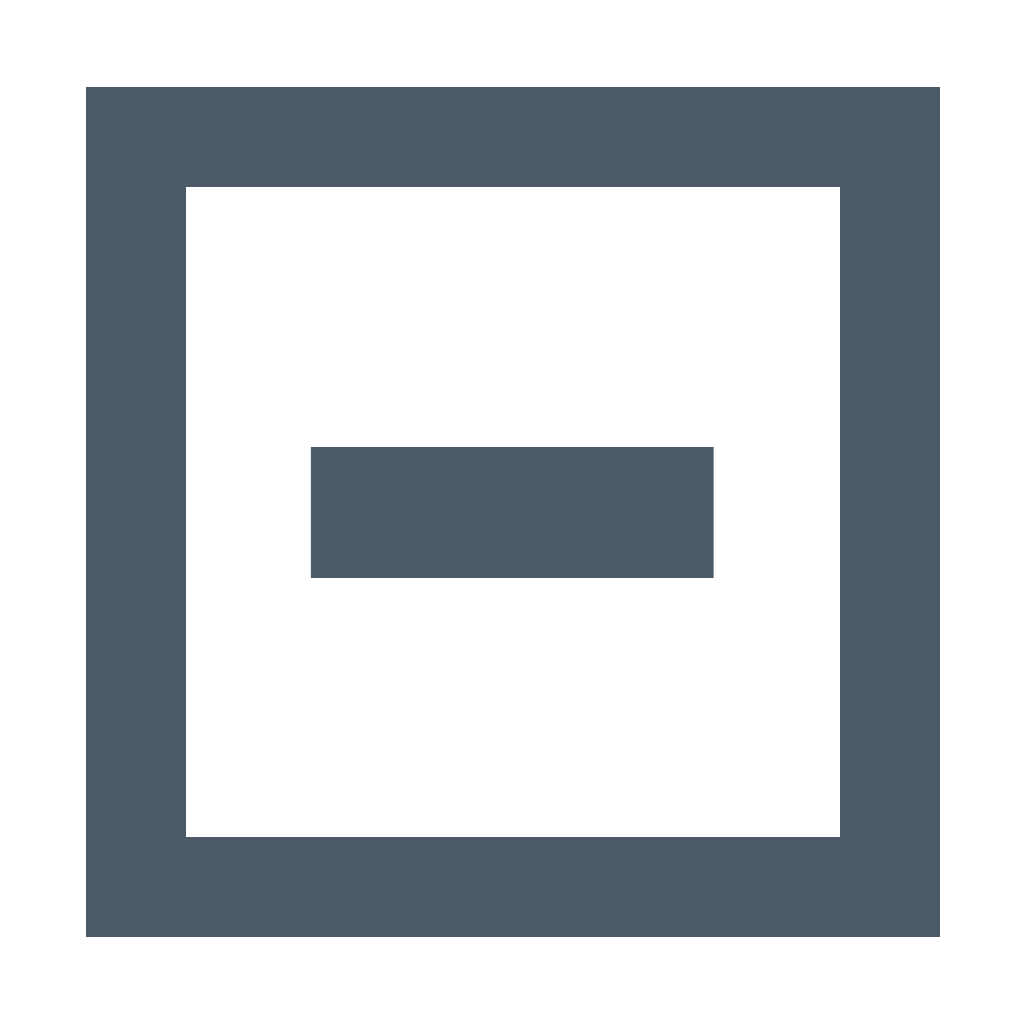
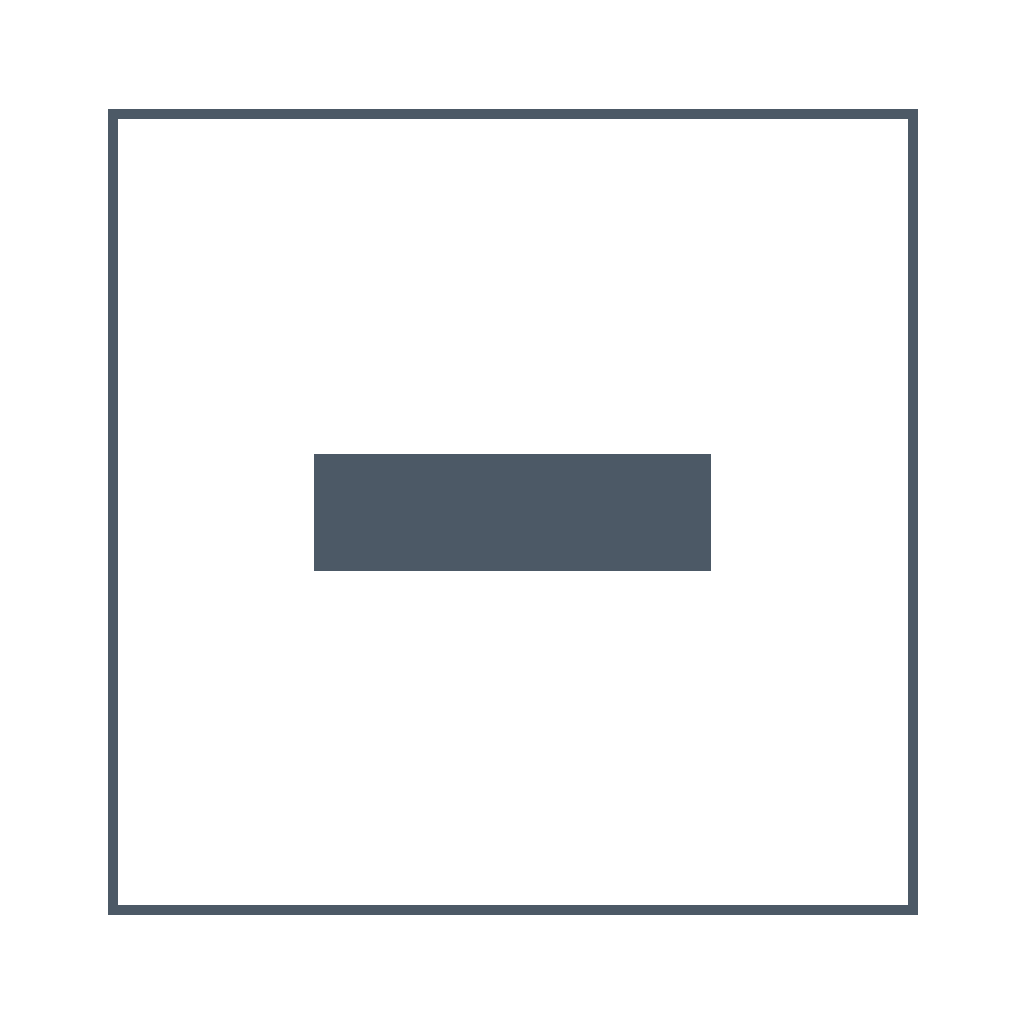
Layers edited between the first and the second 1024 x 1024 image:
removed layer "-" over (310, 447, 714, 578)
painted on "Background" over (86, 87, 940, 937)
